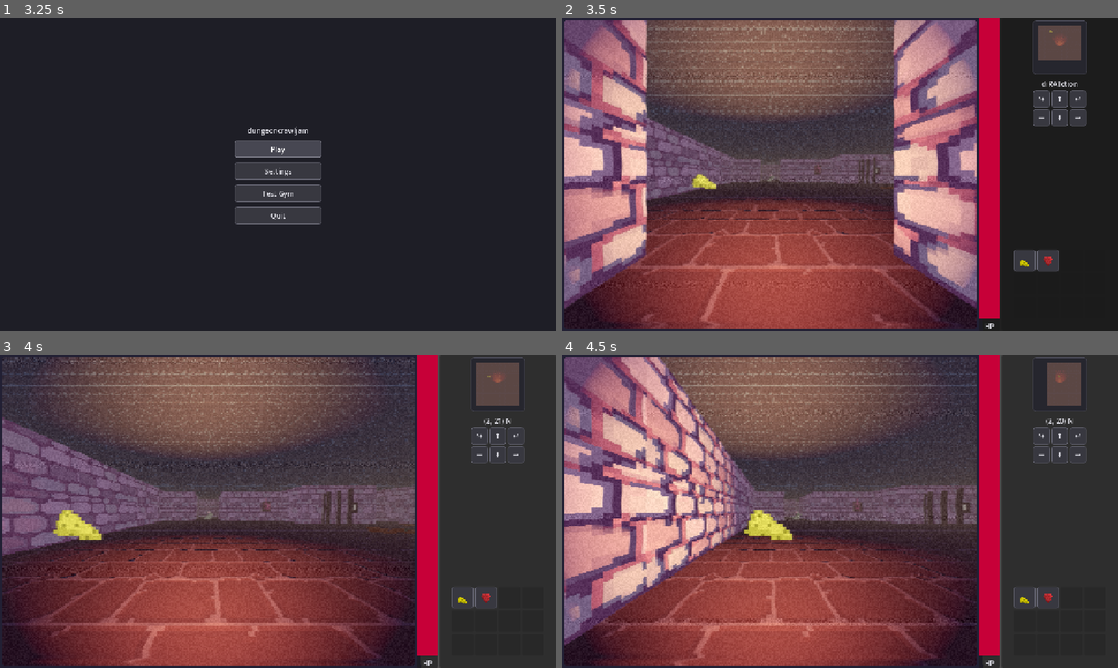
Above: before the commit, frames 1-4 (two rows, left to right).
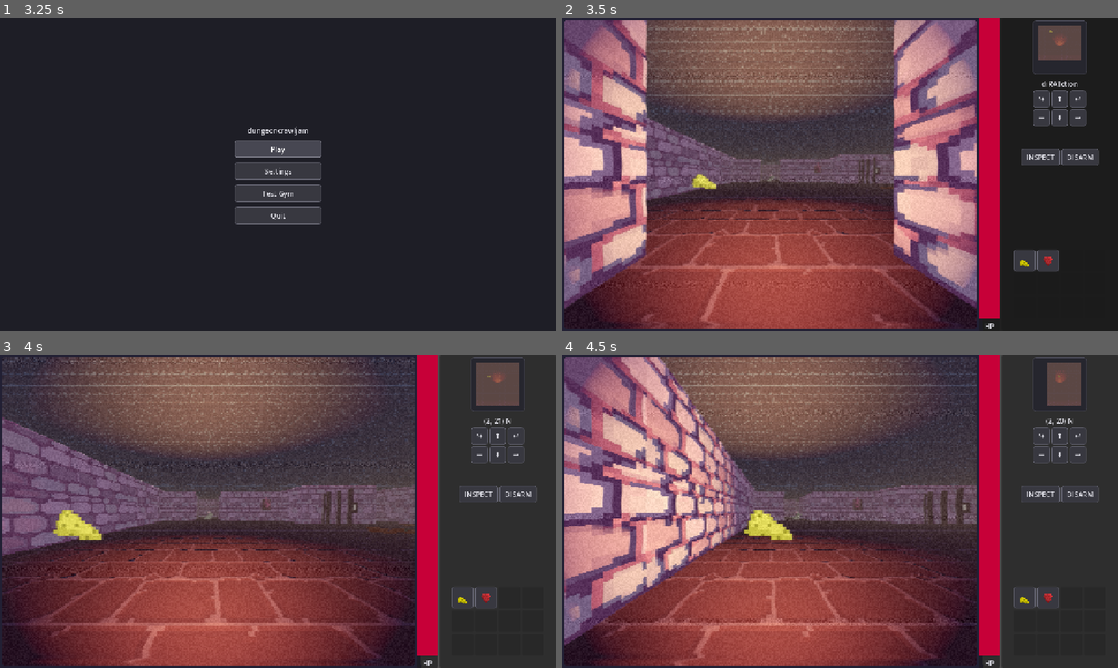
Above: after the commit, the same moments.

Repository: jah2488/dungeoncrawljam2026
Game: Godot game, scene res://scenes/boot_splash.tscn
The game is run twice, just before and just after one commit, with the same random seed, the same clock (stepped at 60 frames per second) and the same inputs.
Inputs (mouse positions are in pixels of both pictures, inside the frame that each line leads up to):
- Up to frame 1 (3.25 s): tap Enter (ui_accept) at 0.5, 0.77, 1.25, 1.52 s; move the mouse to (400, 158) at 0.52 s; hold D (move_right) 0.53-1.28 s; tap Space (interact) at 0.6, 1.35, 2.1 s; click (400, 158) at 0.67 s; move the mouse to (166, 190) at 1.27 s; hold S (move_back) 1.28-2.03 s; click (166, 190) at 1.42 s; move the mouse to (333, 105) at 2.02 s; hold D (move_right) 2.03-2.75 s; click (333, 105) at 2.17 s; click "Play" at 2.75 s
- Up to frame 2 (3.5 s): no input
- Up to frame 3 (4 s): move the mouse to (250, 574) at 3.52 s; hold W (move_forward) from 3.53 s (still down); tap Space (interact) at 3.6 s; click (250, 574) at 3.67 s; tap Enter (ui_accept) at 3.77 s
- Up to frame 4 (4.5 s): move the mouse to (1006, 558) at 4.27 s; release W (move_forward) at 4.28 s; hold A (move_left) from 4.28 s (still down); tap Space (interact) at 4.35 s; click (1006, 558) at 4.42 s

Frame 1 is identical in both runs. In frame 2, 0.8% of the frame differs, in the area x 17-97%, y 33-50%; in frame 3, 0.3%; in frame 4, 0.3%.

Commit message:
Transition to next level

Diff:
--- /dev/null
+++ b/entities/spawn_tile.tscn
@@ -0,0 +1,6 @@
+[gd_scene format=3 uid="uid://d4dk5kvbkhjb2"]
+
+[ext_resource type="Script" uid="uid://b5erot33vpi02" path="res://scripts/entities/spawn_tile.gd" id="1_yq2uy"]
+
+[node name="SpawnTile" type="Node3D" unique_id=431253492]
+script = ExtResource("1_yq2uy")
--- a/entities/wall_lever_tile.tscn
+++ b/entities/wall_lever_tile.tscn
@@ -4,17 +4,31 @@
 [ext_resource type="Texture2D" uid="uid://c2jneelo3ibwj" path="res://textures/wall_lever_off.png" id="2_404sq"]
 [ext_resource type="Texture2D" uid="uid://crt673345hkf6" path="res://textures/wall_lever_on.png" id="3_u3v0i"]
 
+[sub_resource type="SpriteFrames" id="SpriteFrames_u3v0i"]
+animations = [{
+"frames": [{
+"duration": 1.0,
+"texture": ExtResource("2_404sq")
+}],
+"loop": false,
+"name": &"off",
+"speed": 5.0
+}, {
+"frames": [{
+"duration": 1.0,
+"texture": ExtResource("3_u3v0i")
+}],
+"loop": false,
+"name": &"on",
+"speed": 5.0
+}]
+
 [node name="WallLeverTile" type="Node3D" unique_id=465103814]
 script = ExtResource("1_vig8u")
 
-[node name="SpriteOff" type="Sprite3D" parent="." unique_id=2092884462]
-transform = Transform3D(1, 0, 0, 0, 1, 0, 0, 0, 1, 0, 1.9000001, 2.1)
+[node name="AnimatedSprite3D" type="AnimatedSprite3D" parent="." unique_id=1974046819]
+transform = Transform3D(1, 0, 0, 0, 1, 0, 0, 0, 1, 0, 2.1, 2.1)
 pixel_size = 0.1
 texture_filter = 0
-texture = ExtResource("2_404sq")
-
-[node name="SpriteOn" type="Sprite3D" parent="." unique_id=1234290166]
-transform = Transform3D(1, 0, 0, 0, 1, 0, 0, 0, 1, 0, 1.9000001, 2.1)
-pixel_size = 0.1
-texture_filter = 0
-texture = ExtResource("3_u3v0i")
+sprite_frames = SubResource("SpriteFrames_u3v0i")
+animation = &"off"
--- a/levels/csvs/level_1.csv
+++ /dev/null
@@ -1,20 +0,0 @@
-1,1,1,1,1,1,1,1,1,1,1,1,1,1,1
-0,5,0,0,0,1,1,0,0,0,5,1,1,0,0
-0,5,0,0,0,0,1,0,0,0,5,0,0,0,2
-0,T,T,1,1,1,1,0,0,0,5,1,1,0,0
-0,4,1,4,0,1,1,0,1,1,1,1,1,1,1
-0,4,1,4,0,1,1,0,1,1,1,1,1,4,1
-0,1,1,1,0,1,1,0,0,0,0,1,1,0,3
-0,0,0,0,0,1,1,0,1,1,0,0,1,0,1
-1,1,0,1,1,1,1,0,1,1,1,0,5,0,0
-1,1,0,0,0,0,0,0,0,1,0,0,1,0,0
-2,1,1,1,0,1,0,0,0,1,0,1,1,0,4
-0,1,1,0,0,1,0,5,0,1,0,1,1,1,1
-0,1,0,0,1,1,0,2,0,1,0,1,1,1,1
-0,0,0,1,1,1,1,1,1,1,0,1,1,1,1
-1,T,1,1,1,1,1,1,1,0,0,0,0,0,1
-1,E,1,1,1,1,0,0,0,0,1,1,1,0,1
-0,0,0,1,1,1,0,1,1,1,1,0,0,0,0
-0,T,0,3,1,0,0,0,1,1,1,0,0,0,0
-0,0,0,1,1,0,5,0,1,1,1,0,0,X,0
-1,@,1,1,1,0,2,0,1,1,1,0,0,0,0
--- a/levels/level_01.csv
+++ b/levels/level_01.csv
@@ -1,23 +1,23 @@
 1,1,1,1,1,1,1,1,1,1,1,1,1,1,1,1,1
-1,0,0,0,0,0,2:9,1,0,0,0,0,1,1,3,0,1
-1,0,0,5,0,0,0,G:9:L,0,0,0,3,0,0,0,5,1
+1,0,0,0,0,0,2:1.9,1,0,0,0,0,1,1,3,0,1
+1,0,0,5,0,0,0,G:1.9:L,0,0,0,3,0,0,0,5,1
 1,0,1,1,1,1,1,1,0,0,0,0,1,1,3,0,1
 1,0,3,1,3,0,1,1,0,1,1,1,1,1,1,1,1
-1,0,0,1,0,0,1,1,G:6,1,1,1,1,1,0,1,1
+1,0,0,1,0,0,1,1,G:1.6,1,1,1,1,1,0,1,1
 1,E,1,1,1,#,1,1,0,0,0,0,1,1,0,M,1
-1,0,0,0,0,0,1,1,0,2:6:L,1,0,0,1,0,1,1
+1,0,0,0,0,0,1,1,0,2:1.6:L,1,0,0,1,0,1,1
 1,1,1,0,1,1,1,1,0,1,1,1,0,#,0,3,1
-1,3,2:5:L,G:5:R,0,0,0,0,0,0,1,0,0,1,0,0,1
+1,3,2:1.5:L,G:1.5:R,0,0,0,0,0,0,1,0,0,1,0,0,1
 1,0,1,1,1,0,1,0,E,0,1,0,1,1,0,0,1
 1,0,1,1,0,0,1,#,5,#,1,0,1,1,1,1,1
 1,0,1,0,0,1,1,0,3,0,1,0,1,1,1,1,1
 1,0,0,0,1,1,1,1,1,1,1,0,1,1,1,1,1
-1,1,T:2,1,1,1,1,1,1,1,0,0,0,0,0,1,1
-1,1,E,1,2:4,2:8:R,E,0,0,0,0,1,1,1,G:7,1,1
+1,1,T:1.2,1,1,1,1,1,1,1,0,0,0,0,0,1,1
+1,1,E,1,2:1.4,2:1.8:R,E,0,0,0,0,1,1,1,G:1.7,1,1
 1,0,0,0,0,1,1,0,1,1,1,1,0,0,0,0,1
-1,0,T:1,0,0,G:4:L,0,#:8,0,1,1,1,0,0,0,0,1
-1,0,0,0,0,#:3,0,E,0,1,1,1,0,0,B,0,1
-1,3,0,0,0,2:3:L,#,2:7:U,#,1,1,1,0,5,5,5,1
-1,0,0,0,0,M,1,1,1,1,1,1,0,0,0,0,1
-1,1,@,1,1,1,1,1,1,1,1,1,0,0,0,0,1
-1,1,D:_:U,1,1,1,1,1,1,1,1,1,1,D:_:U,1,1,1
+1,0,T,0,0,G:1.4:L,0,#:1.8,0,1,1,1,0,0,0,0,1
+1,0,0,0,0,#:1.3,0,E,0,1,1,1,0,0,B,0,1
+1,3,0,0,0,2:1.3:L,#,2:1.7:U,#,1,1,1,0,5,5,5,1
+1,0,0,0,D:2.1:L,M,1,1,1,1,1,1,0,0,0,0,1
+1,1,@:1.1,1,1,1,1,1,1,1,1,1,0,0,0,0,1
+1,1,D:_:U,1,1,1,1,1,1,1,1,1,1,D:2.1:U,1,1,1
--- /dev/null
+++ b/levels/level_02.csv
@@ -0,0 +1,23 @@
+1,1,1,1,1,1,1,1,1,1,1,1,1,1,1,1,1
+1,0,0,0,0,0,2:2.9,1,0,0,0,0,1,1,3,0,1
+1,0,0,5,0,0,0,G:2.9:L,0,0,0,3,0,0,0,5,1
+1,0,1,1,1,1,1,1,0,0,0,0,1,1,3,0,1
+1,0,3,1,3,0,1,1,0,1,1,1,1,1,1,1,1
+1,0,0,1,0,0,1,1,G:2.6,1,1,1,1,1,0,1,1
+1,E,1,1,1,#,1,1,0,0,0,0,1,1,0,M,1
+1,0,0,0,0,0,1,1,0,2:2.6:L,1,0,0,1,0,1,1
+1,1,1,0,1,1,1,1,0,1,1,1,0,#,0,3,1
+1,3,2:2.5:L,G:2.5:R,0,0,0,0,0,0,1,0,0,1,0,0,1
+1,0,1,1,1,0,1,0,E,0,1,0,1,1,0,0,1
+1,0,1,1,0,0,1,#,5,#,1,0,1,1,1,1,1
+1,0,1,0,0,1,1,0,3,0,1,0,1,1,1,1,1
+1,0,0,0,1,1,1,1,1,1,1,0,1,1,1,1,1
+1,1,T:2,1,1,1,1,1,1,1,0,0,0,0,0,1,1
+1,1,E,1,2:2.4,2:2.8:R,E,0,0,0,0,1,1,1,G:2.7,1,1
+1,0,0,0,0,1,1,0,1,1,1,1,0,0,0,0,1
+1,0,T,0,0,G:2.4:L,0,#:2.8,0,1,1,1,0,0,0,0,1
+1,0,0,0,0,#:2.3,0,E,0,1,1,1,0,0,B,0,1
+1,3,0,0,0,2:2.3:L,#,2:2.7:U,#,1,1,1,0,5,5,5,1
+1,0,0,0,0,M,1,1,1,1,1,1,0,0,0,0,1
+1,1,@:2.1,1,1,1,1,1,1,1,1,1,0,0,0,0,1
+1,1,D:1.1:U,1,1,1,1,1,1,1,1,1,1,D:3.1:U,1,1,1
--- a/scenes/main.tscn
+++ b/scenes/main.tscn
@@ -8,7 +8,6 @@
 [ext_resource type="PackedScene" uid="uid://c8ubs27hihx60" path="res://entities/text_tile.tscn" id="6_85g3d"]
 [ext_resource type="Texture2D" uid="uid://drevb8pf03g0g" path="res://textures/floor-normal.png" id="6_a8y0u"]
 [ext_resource type="PackedScene" uid="uid://rp01p22xyd63" path="res://entities/unknown-tile.tscn" id="6_choun"]
-[ext_resource type="PackedScene" uid="uid://cq5rpnpyyqw87" path="res://entities/player.tscn" id="6_tipki"]
 [ext_resource type="PackedScene" uid="uid://bwxq55v4f0d6o" path="res://entities/enemy_tile.tscn" id="7_85g3d"]
 [ext_resource type="AudioStream" uid="uid://fxul7gablm1y" path="res://audio/music/RatDungeon.wav" id="7_o6xl0"]
 [ext_resource type="PackedScene" uid="uid://c1xr25buqn4te" path="res://entities/trap_tile.tscn" id="8_choun"]
@@ -18,6 +17,8 @@
 [ext_resource type="PackedScene" uid="uid://kasdbx4el2sd" path="res://entities/cheese_tile.tscn" id="11_trceg"]
 [ext_resource type="PackedScene" uid="uid://brftx2i4d3d1a" path="res://entities/merchant_tile.tscn" id="12_a8y0u"]
 [ext_resource type="PackedScene" uid="uid://c61sl5r1rv1hp" path="res://entities/mouse_hole_tile.tscn" id="15_dp3eg"]
+[ext_resource type="PackedScene" uid="uid://d4dk5kvbkhjb2" path="res://entities/spawn_tile.tscn" id="15_gqmmt"]
+[ext_resource type="Texture2D" uid="uid://bxbejk2orp35p" path="res://textures/blue_walls.png" id="17_0ld40"]
 
 [sub_resource type="ProceduralSkyMaterial" id="sky_mat"]
 sky_top_color = Color(0.05, 0.05, 0.08, 1)
@@ -86,8 +87,7 @@
 
 [node name="LevelGenerator" type="Node3D" parent="MarginContainer/SubViewportContainer/SubViewport/World" unique_id=1155802989]
 script = ExtResource("5_choun")
-csv_file = "uid://bsfjfxxsxvkoc"
-mouse_hole_character = null
+csv_file = "uid://costij4f2qtgn"
 wall_texture = ExtResource("2_jyhfs")
 wall_normal_texture = ExtResource("3_tefeu")
 wall_uv_scale = Vector3(4, 4, 4)
@@ -104,7 +104,7 @@
 "2": ExtResource("10_trceg"),
 "3": ExtResource("11_trceg"),
 "5": ExtResource("7_85g3d"),
-"@": ExtResource("6_tipki"),
+"@": ExtResource("15_gqmmt"),
 "D": ExtResource("15_dp3eg"),
 "E": ExtResource("7_85g3d"),
 "G": ExtResource("9_eb6dy"),
@@ -113,9 +113,38 @@
 })
 unknown_tile_scene = ExtResource("6_choun")
 
+[node name="LevelGenerator2" type="Node3D" parent="MarginContainer/SubViewportContainer/SubViewport/World" unique_id=1944040022]
+transform = Transform3D(1, 0, 0, 0, 1, 0, 0, 0, 1, 80, -4, 0)
+script = ExtResource("5_choun")
+csv_file = "uid://b760vqulp0wjc"
+level = 2
+wall_texture = ExtResource("17_0ld40")
+wall_normal_texture = ExtResource("3_tefeu")
+wall_uv_scale = Vector3(4, 4, 4)
+floor_color = Color(0.8849165, 0.54521775, 0.69746333, 1)
+floor_texture = ExtResource("5_trceg")
+floor_normal_texture = ExtResource("6_a8y0u")
+floor_uv_scale = Vector3(100, 100, 100)
+ceiling_color = Color(0.94664735, 0.90548587, 0.95594937, 1)
+ceiling_texture = ExtResource("5_trceg")
+ceiling_normal_texture = ExtResource("6_a8y0u")
+ceiling_uv_scale = Vector3(500, 200, 400)
+tile_scenes = Dictionary[String, PackedScene]({
+"#": ExtResource("8_choun"),
+"2": ExtResource("10_trceg"),
+"3": ExtResource("11_trceg"),
+"5": ExtResource("7_85g3d"),
+"@": ExtResource("15_gqmmt"),
+"D": ExtResource("15_dp3eg"),
+"E": ExtResource("7_85g3d"),
+"G": ExtResource("9_eb6dy"),
+"M": ExtResource("12_a8y0u"),
+"T": ExtResource("6_85g3d")
+})
+unknown_tile_scene = ExtResource("6_choun")
+
 [node name="DirectionalLight3D" type="DirectionalLight3D" parent="MarginContainer/SubViewportContainer/SubViewport" unique_id=199795231]
 transform = Transform3D(1, 0, 0, 0, 0.707107, 0.707107, 0, -0.707107, 0.707107, 0, 10, 10)
-visible = false
 light_color = Color(0.37162217, 0.3716222, 0.37162215, 1)
 light_energy = 0.504
 shadow_enabled = true
@@ -266,7 +295,6 @@
 
 [node name="ActionButtons" type="HBoxContainer" parent="VBoxContainer/HBoxContainer/Panel/VBoxContainer/ActionsContainer" unique_id=1984003235]
 unique_name_in_owner = true
-visible = false
 layout_mode = 2
 alignment = 1
 
--- a/scripts/entities/mouse_hole_tile.gd
+++ b/scripts/entities/mouse_hole_tile.gd
@@ -11,6 +11,7 @@
     is_passable = false
     is_enemy = false
     is_triggerable = false
+    set_group_id()
 
 
 func on_focused() -> void:
@@ -34,6 +35,10 @@
     print(print_name + " (interaction) ", choice_id)
     match choice_id:
         "inspect":
-            print("It's a mouse hole... You feel a desire to go in...")
+            if group_id:
+                Groups.trigger_items_in_group(group_id, self)
+                print("It's a mouse hole... You feel a desire to go in...")
+            else:
+                print("This is your home. You must venture forth.")
         _:
             print("you cannot perform this action on a mouse hole")
--- /dev/null
+++ b/scripts/entities/spawn_tile.gd
@@ -0,0 +1,54 @@
+extends Interactable
+
+class_name SpawnTile
+
+var player_packed = preload("res://entities/player.tscn")
+
+var print_name: String = "[SpawnTile]"
+@export var text: String = ""
+
+
+func _ready() -> void:
+    super()
+    is_passable = true
+    is_enemy = false
+    is_triggerable = true
+    set_group_id()
+
+
+func on_focused() -> void:
+    print(print_name + " " + text)
+
+
+func on_unfocused() -> void:
+    print(print_name + " ...")
+
+
+func get_options() -> Array[Dictionary]:
+    return []
+
+
+func on_stepped_on() -> void:
+    pass
+
+
+# This is where the tile receives the player's action and decides what to do in response.
+func interact(choice_id: String = "") -> void:
+    print(print_name + " (interaction) ", choice_id)
+    match choice_id:
+        _:
+            print("...")
+
+
+func trigger() -> void:
+    var existing_player_nodes = get_tree().get_nodes_in_group("player")
+    if existing_player_nodes:
+        var next_level = get_parent()
+        var player = existing_player_nodes[0]
+        player.position = global_position
+        player.position.y += 0.8
+        player.reparent(next_level)
+    else:
+        var player = player_packed.instantiate()
+        player.position = position
+        get_parent().add_child(player)
--- a/scripts/entities/wall_lever_tile.gd
+++ b/scripts/entities/wall_lever_tile.gd
@@ -44,7 +44,7 @@
                 status = Status.OFF
 
             if Groups.has_triggerable_items(group_id):
-                Groups.trigger_items_in_group(group_id)
+                Groups.trigger_items_in_group(group_id, self)
                 print("You push the lever... and hear something move")
             else:
                 print("You push the lever... nothing happens")
@@ -57,8 +57,6 @@
 
 func pick_sprite():
     if status == Status.OFF:
-        $SpriteOff.show()
-        $SpriteOn.hide()
+        $AnimatedSprite3D.play("off")
     elif status == Status.ON:
-        $SpriteOff.hide()
-        $SpriteOn.show()
+        $AnimatedSprite3D.play("on")
--- a/scripts/globals/Events.gd
+++ b/scripts/globals/Events.gd
@@ -27,6 +27,7 @@
 signal PlayerDisarmed
 signal PlayerAttacked
 signal PlayerDefended
+
 signal PlayerTakesDamage(amount: int, source: Interactable)
 signal PlayerTriggerTrap(amount: int, source: Interactable)
 signal PlayerHeals(amount: int, source: Interactable)
--- a/scripts/globals/Groups.gd
+++ b/scripts/globals/Groups.gd
@@ -14,10 +14,11 @@
     return group_pool[group_id]
 
 
-func trigger_items_in_group(group_id):
-    for item in group_pool[group_id]:
-        if item.is_triggerable:
-            item.trigger()
+func trigger_items_in_group(group_id, source):
+    if group_id:
+        for item in group_pool[group_id]:
+            if item != source and item.is_triggerable:
+                item.trigger()
 
 
 func has_triggerable_items(group_id) -> bool:
--- a/scripts/lib/level_generator.gd
+++ b/scripts/lib/level_generator.gd
@@ -3,6 +3,7 @@
 extends Node3D
 
 @export_file("*.csv") var csv_file: String = ""
+@export var level: int = 1
 @export var cell_size: float = 4.0
 @export var wall_height: float = 4.0
 @export var wall_thickness: float = 0.1
--- a/scripts/scenes/main.gd
+++ b/scripts/scenes/main.gd
@@ -3,6 +3,11 @@
 var cheese = preload("res://resources/items/cheese.tres")
 var fire_scale = preload("res://resources/items/fire_scale.tres")
 var player_inventory: Array[Item] = [cheese, fire_scale]
+
+@onready var level_registry = [
+    "LevelGenerator",
+	"LevelGenerator2"
+]
 
 
 func _ready() -> void:
@@ -32,6 +37,11 @@
     for child in %InventoryContainer.get_children():
         child.pressed.connect(_on_inventory_button_pressed, CONNECT_APPEND_SOURCE_OBJECT)
     _update_inventory()
+    _spawn_player()
+
+
+func _spawn_player() -> void:
+    Groups.trigger_items_in_group("1.1", null)
 
 
 func _update_inventory() -> void:
Binary file removed: levels/csvs/level_01.1.translation
Binary file removed: levels/csvs/level_1.0.translation
Binary file removed: levels/csvs/level_1.1.translation
Not shown, removed: levels/csvs/level_1.csv.import
Binary file changed: levels/level_01.1.translation
Not shown, changed: levels/level_01.csv.import
Binary file added: levels/level_02.1.translation
Not shown, added: levels/level_02.csv.import
Not shown, added: scripts/entities/spawn_tile.gd.uid
Binary file added: textures/blue_walls.png
Not shown, added: textures/blue_walls.png.import
